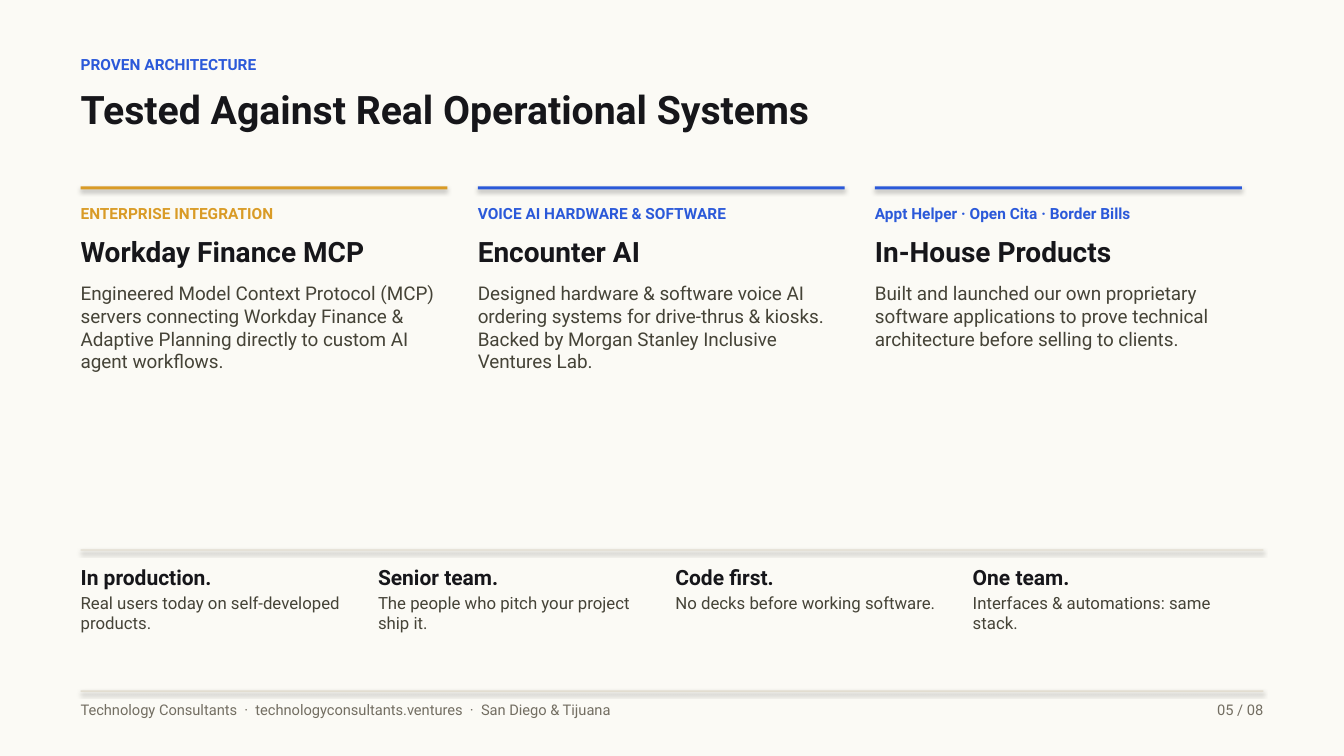
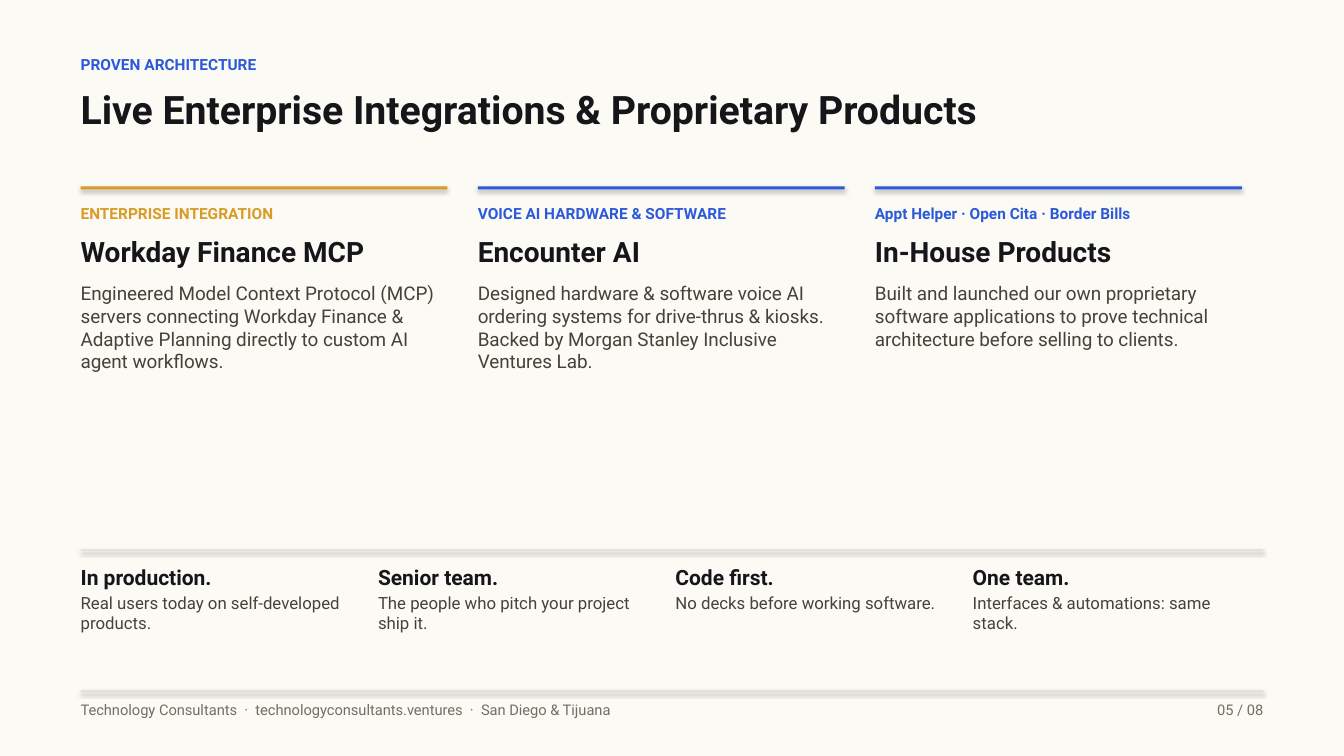
Before and after one commit to rguido198/TechnologyConsultantsVentures, a slide deck: slide 5 of Technology_Consultants_Who_to_Send_My_Way.pptx. Drawn at 1344x756 pixels with LibreOffice and Linux fonts; fonts in the diff are those of the drawing. Boxes give left, top, right and bottom in pixels: in the first picture for what was removed or moved away, otherwise in the second. Text is boxed around its words. In the diff, an @@ line names an element or a change of style, - is before the commit and + after.

```diff
--- a/Technology_Consultants_Who_to_Send_My_Way.pptx
+++ b/Technology_Consultants_Who_to_Send_My_Way.pptx
@@ text at bbox=[81, 94, 977, 133]: text changed @@
-Tested Against Real Operational Systems
+Live Enterprise Integrations & Proprietary Products
```
Also in this commit, not shown: 7 other slides changed, 1 other file.
